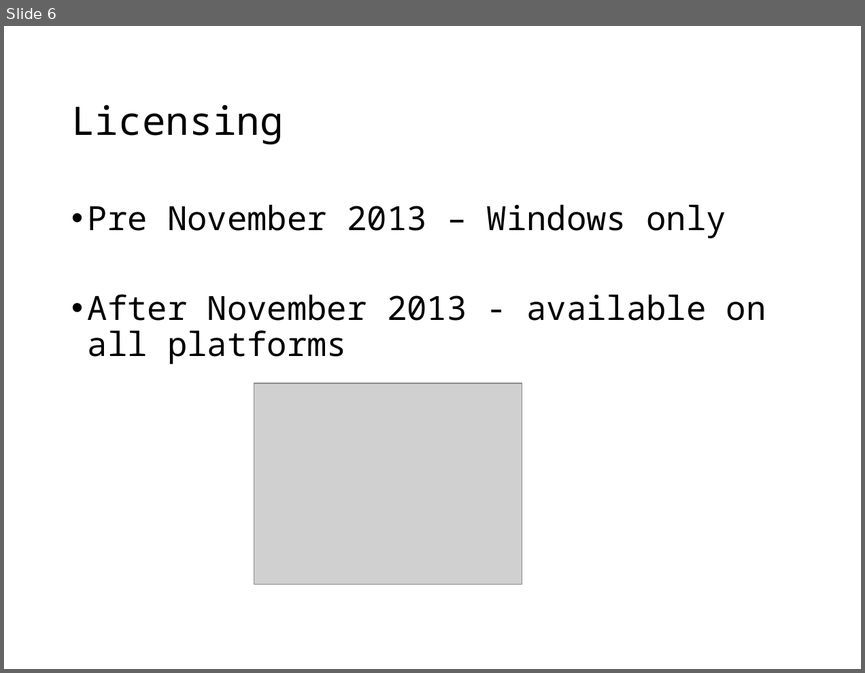
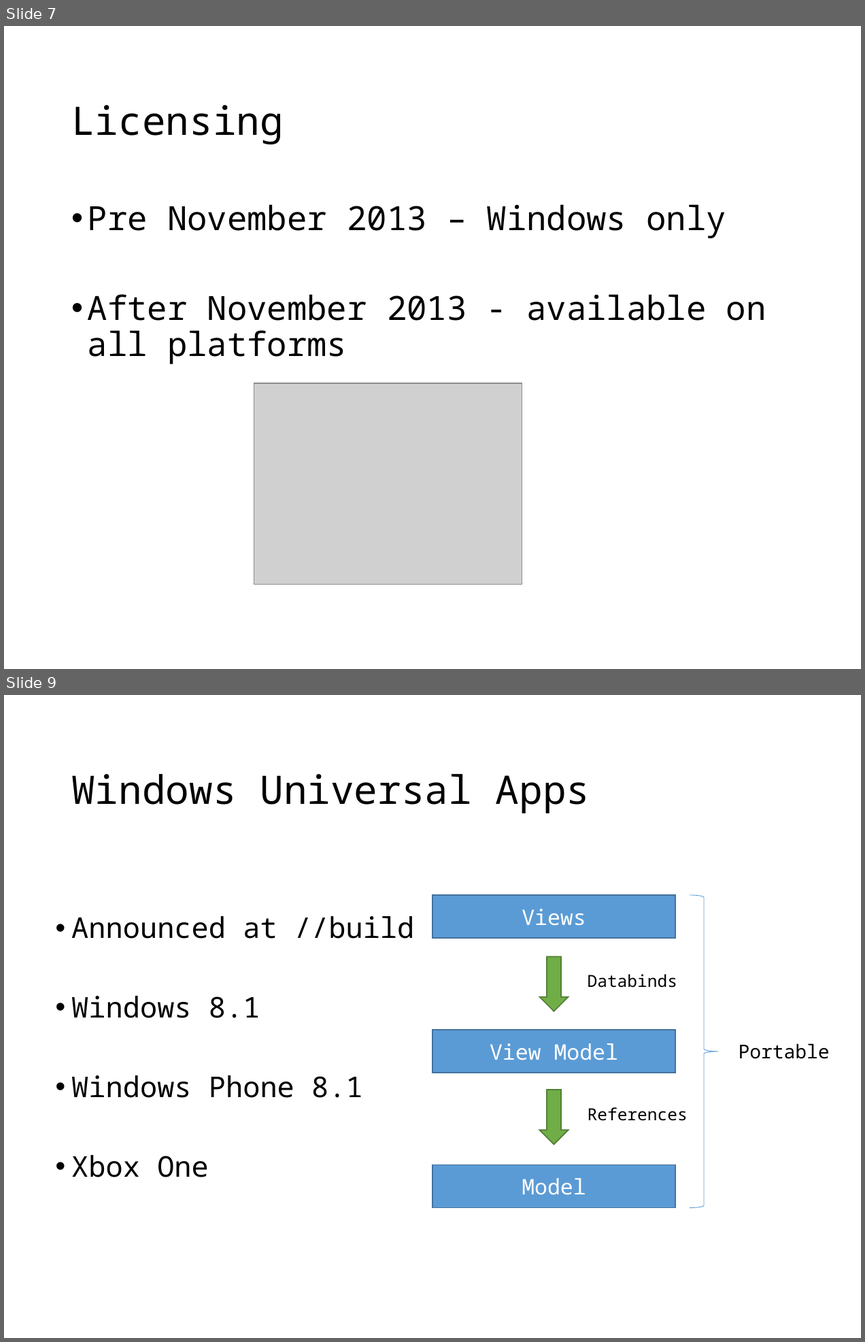
Before and after one commit to jbogard/presentations, a slide deck: CrossPlatformDev/CrossPlatformDev.pptx. Shown one above the other, each under a label of ours: slide 6 before the commit, slides 7 and 9 after it; the slides between them are not shown. The pictures are 865x673 and 865x1342 pixels, drawn with LibreOffice and Linux fonts; fonts in the diff are those of the drawing; grey boxes stand for pictures. Boxes give left, top, right and bottom in pixels: in the first picture for what was removed or moved away, otherwise in the second. Text is boxed around its words. In the diff, an @@ line names an element or a change of style, - is before the commit and + after.

```diff
--- a/CrossPlatformDev/CrossPlatformDev.pptx
+++ b/CrossPlatformDev/CrossPlatformDev.pptx
@@ slide 9 added at [4,695,861,1338], background #FFFFFF @@
@@ title added at [71,774,590,813], 33 pt, text #000000 @@
+Windows Universal Apps
@@ rectangle added at [432,895,675,938], fill #5B9BD5, outline #43739E 1 pt, 18 pt, text #FFFFFF @@
+Views
@@ right brace added at [689,895,718,1207], outline #5B9BD5 0.5 pt @@
@@ text added at [71,916,414,1177], 24 pt, text #000000 @@
+• Announced at //build
+• Windows 8.1
+• Windows Phone 8.1
+• Xbox One
@@ down arrow added at [540,956,568,1011], fill #70AD47, outline #538035 1 pt @@
@@ text added at [587,974,677,987], 14 pt, text #000000 @@
+Databinds
@@ rectangle added at [432,1030,675,1073], fill #5B9BD5, outline #43739E 1 pt, 18 pt, text #FFFFFF @@
+View Model
@@ text added at [738,1043,830,1059], 16 pt, text #000000 @@
+Portable
@@ down arrow added at [540,1089,568,1144], fill #70AD47, outline #538035 1 pt @@
@@ text added at [587,1107,687,1121], 14 pt, text #000000 @@
+References
@@ rectangle added at [432,1164,675,1207], fill #5B9BD5, outline #43739E 1 pt, 18 pt, text #FFFFFF @@
+Model
@@ what was slide 6 is now slide 7 @@
```
Also in this commit, not shown: 4 other slides added, 1 slide removed.
